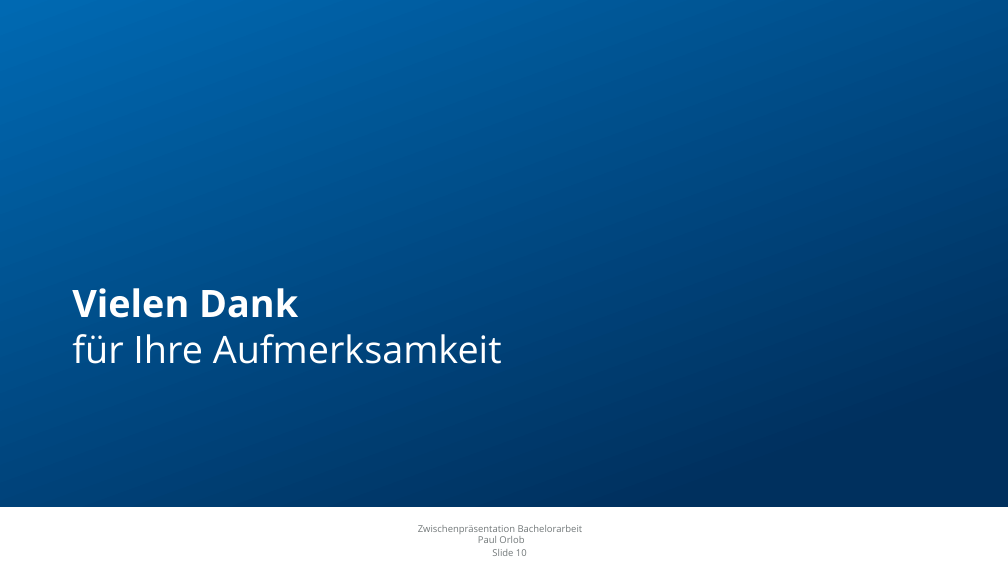
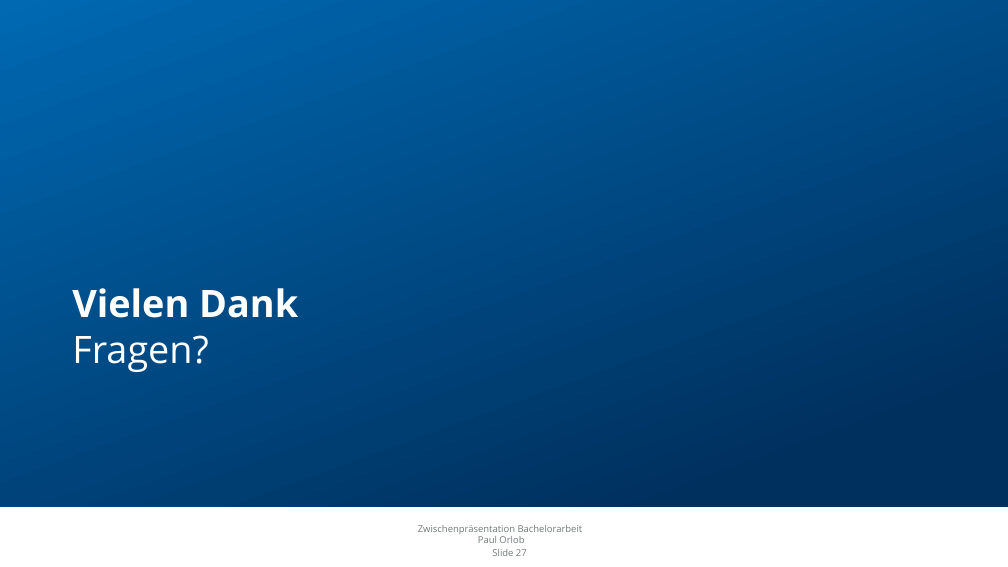
Before and after one commit to orlopau/bachelor-thesis-code, a slide deck: slide 27 of thesis/presentation.odp (slide 10 before the commit). Drawn at 1008x567 pixels with LibreOffice and Linux fonts; fonts in the diff are those of the drawing; background and template pictures are left out. Boxes give left, top, right and bottom in pixels: in the first picture for what was removed or moved away, otherwise in the second. Text is boxed around its words. In the diff, an @@ line names an element or a change of style, - is before the commit and + after.

```diff
--- a/thesis/presentation.odp
+++ b/thesis/presentation.odp
@@ title at box(72, 288, 298, 372): text changed; bold on @@
-Vielen Dank
-für Ihre Aufmerksamkeit
+Vielen Dank
+Fragen?
@@ page number at box(492, 549, 527, 556): text changed @@
-Slide 10
+Slide 27
```
Also in this commit, not shown: 3 other slides changed, 21 slides added, 1 slide removed, 11 other files.
